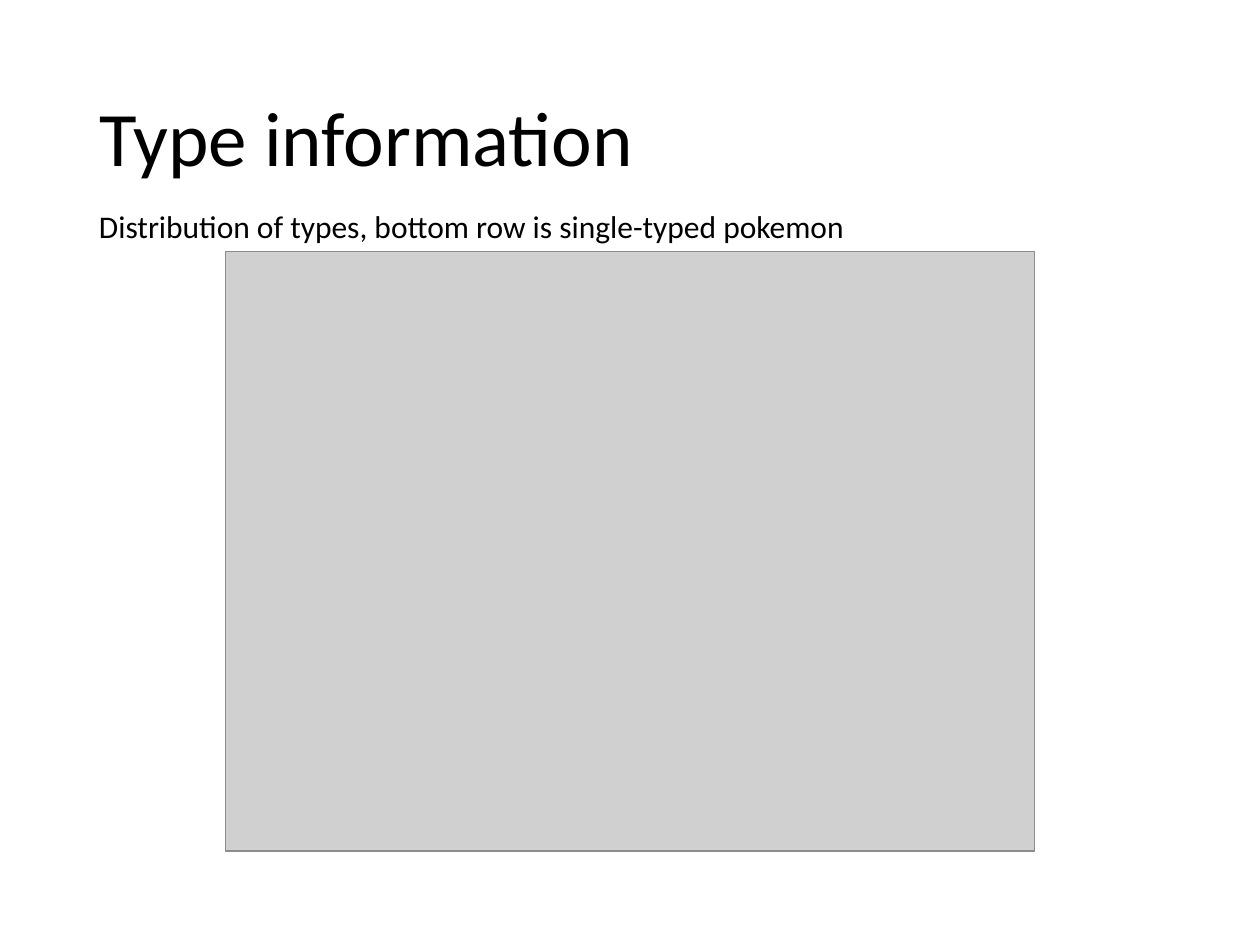
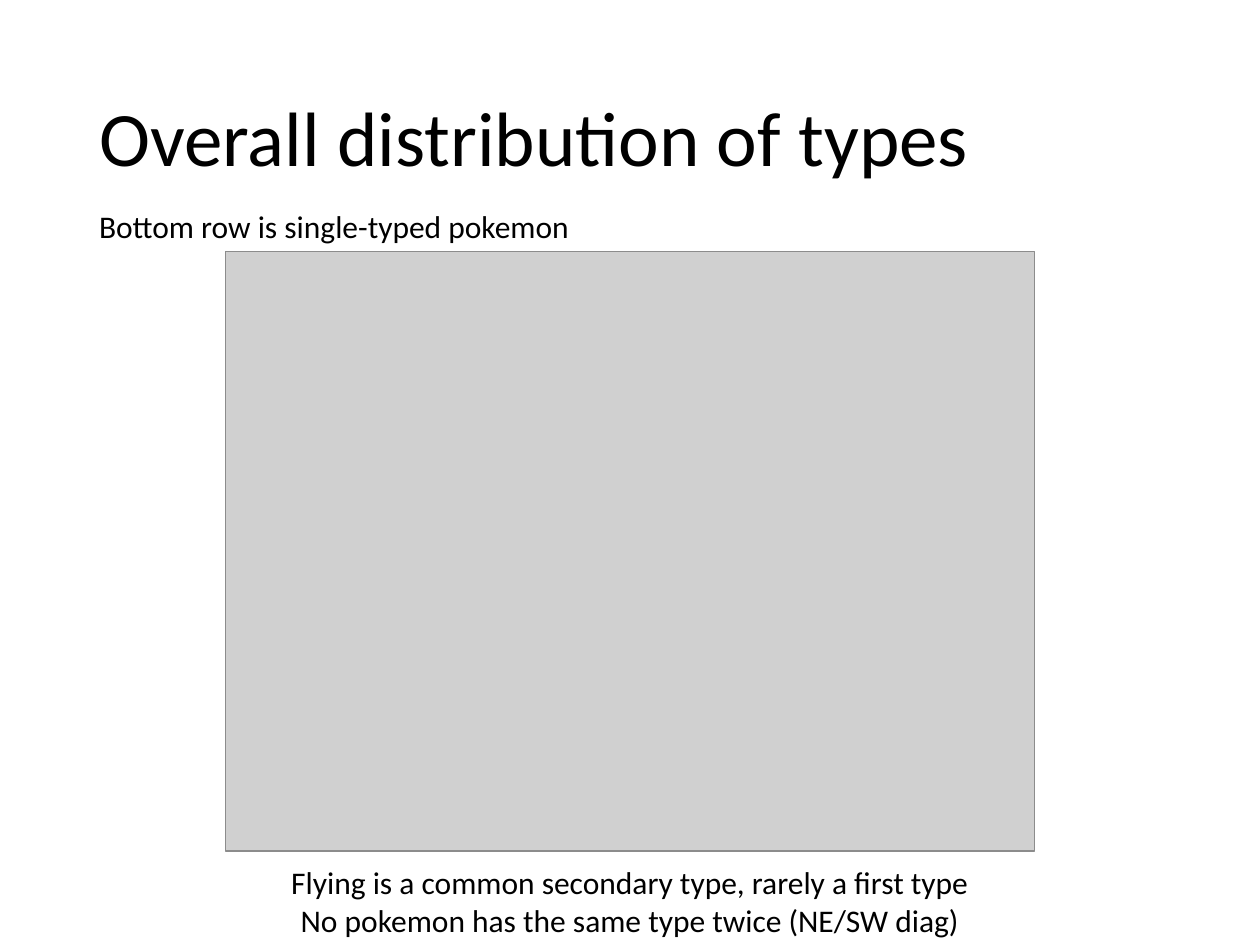
Before and after one commit to wwarriner/pokemon_battles, a slide deck: slide 14 of summary.pptx (slide 7 before the commit). Drawn at 1260x945 pixels with LibreOffice and Linux fonts; fonts in the diff are those of the drawing; grey boxes stand for pictures. Boxes give left, top, right and bottom in pixels: in the first picture for what was removed or moved away, otherwise in the second. Text is boxed around its words. In the diff, an @@ line names an element or a change of style, - is before the commit and + after.

```diff
--- a/summary.pptx
+++ b/summary.pptx
@@ title at [99, 112, 967, 179]: text changed @@
-Type information
+Overall distribution of types
@@ text at [99, 216, 568, 244]: text changed @@
-Distribution of types, bottom row is single-typed pokemon
+Bottom row is single-typed pokemon
@@ text added at [291, 872, 968, 938], 18 pt, text #000000 @@
+Flying is a common secondary type, rarely a first type
+No pokemon has the same type twice (NE/SW diag)
```
Also in this commit, not shown: 12 other slides changed, 8 slides added, 3 slides removed, 9 other files.
